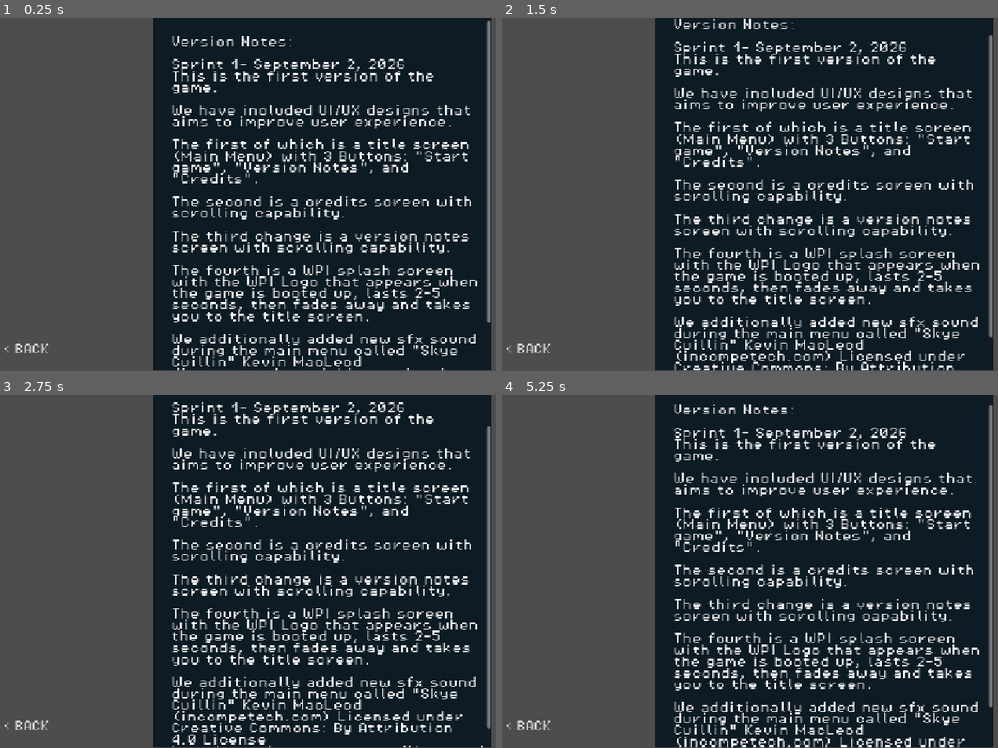
Above: before the commit, frames 1-4 (two rows, left to right).
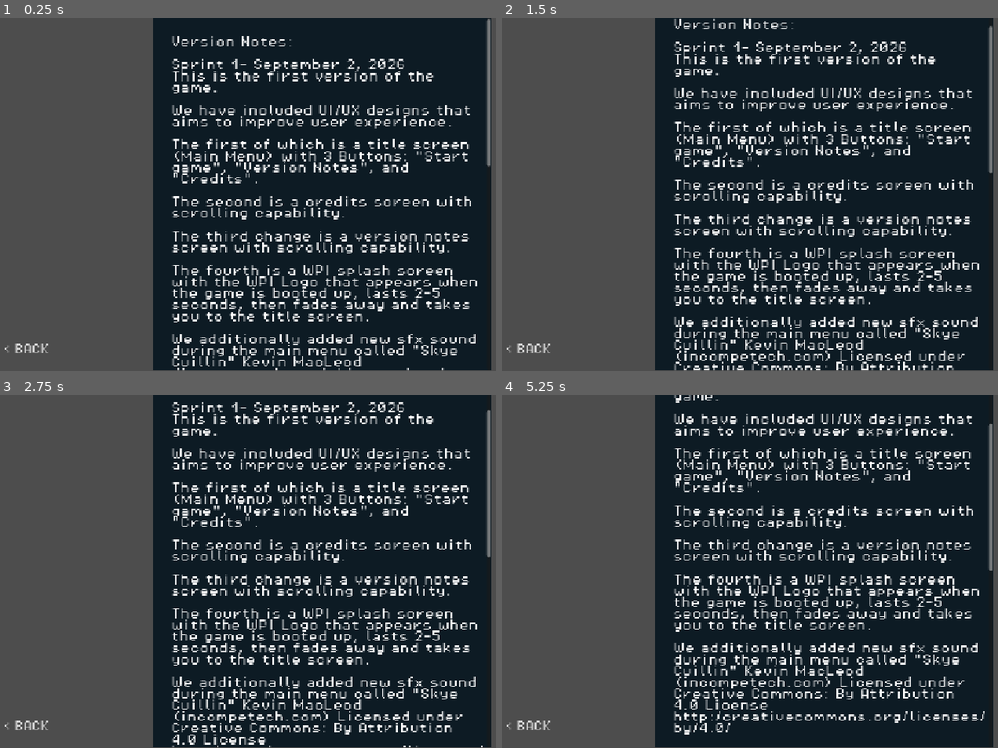
Above: after the commit, the same moments.

Repository: CindyNotaBot/IMGD1001
Game: Godot game, scene res://Scenes/version_notes.tscn
The game is run twice, just before and just after one commit, with the same random seed, the same clock (stepped at 60 frames per second) and the same inputs. This scene is started directly instead of the project's main scene.
Inputs (mouse positions are in pixels of both pictures, inside the frame that each line leads up to):
- Up to frame 1 (0.25 s): no input
- Up to frame 2 (1.5 s): move the mouse to (943, 176) at 0.52 s; hold D (move right) from 0.53 s (still down); tap E (dash) at 0.6, 1.35 s; tap Space (jump) at 0.77 s; move the mouse to (680, 212) at 1.27 s
- Up to frame 3 (2.75 s): tap Space (jump) at 1.52 s; move the mouse to (367, 493) at 2.02 s; release D (move right) at 2.03 s; hold A (move left) from 2.03 s (still down); click (367, 493) at 2.1 s; tap E (dash) at 2.3 s
- Up to frame 4 (5.25 s): move the mouse to (774, 642) at 2.77 s; release A (move left) at 2.78 s; hold D (move right) 2.78-4.28 s; tap E (dash) at 2.85, 3.6, 4.55, 5.1 s; tap Space (jump) at 3.02, 3.77, 4.52 s; move the mouse to (993, 624) at 3.52 s; move the mouse to (616, 518) at 4.27 s; hold A (move left) 4.28-5.03 s; click (616, 518) at 4.35 s; move the mouse to (834, 571) at 5.02 s; hold D (move right) from 5.03 s (still down)

The runs differ from the first frame. In frame 1, 0.4% of the frame differs, in the area x 97-99%, y 0-87%; in frame 2, 0.5%; in frame 3, 0.5%; in frame 4, 19%, in the area x 34-99%, y 0-100%.

Commit message:
updated version notes

Diff:
--- a/Scenes/version_notes.tscn
+++ b/Scenes/version_notes.tscn
@@ -97,6 +97,32 @@
 
 We additionally added new sfx sound during the main menu called \"Skye Cuillin\" Kevin MacLeod (incompetech.com) Licensed under Creative Commons: By Attribution 4.0 License
 http:/creativecommons.org/licenses/by/4.0/
+
+
+Sprint 2-September 9, 2026
+Below, are the listed things of what we change for the second version of the game:
+
+The credits scene is now autoscroll and has an exit option for improved user experience.
+
+The version notes scene is now autoscroll and has an exit option for improved user experience.
+
+The game now has a navigation menu.
+
+The WPI splash screen is now scaled for all screen types.
+
+
+Sprint 3- September 16, 2026
+Below, are the listed things of what we imrpoved for the second version of the game:
+
+The game has updated the character asset to our own original character with animation.
+
+The game added a grappling hook weapon.
+
+The game allows players to dash.
+
+There game environment and map layout is changed.
+
+
 "
 fit_content = true
 
--- a/project.godot
+++ b/project.godot
@@ -11,8 +11,8 @@
 [application]
 
 config/name="Godot Tut IMGD"
-run/main_scene="uid://n53l81ef8roe"
-config/features=PackedStringArray("4.7", "Forward Plus")
+run/main_scene="uid://k5obelejiowj"
+config/features=PackedStringArray("4.6", "Forward Plus")
 boot_splash/use_filter=false
 boot_splash/image="uid://n53l81ef8roe"
 config/icon="res://icon.svg"
